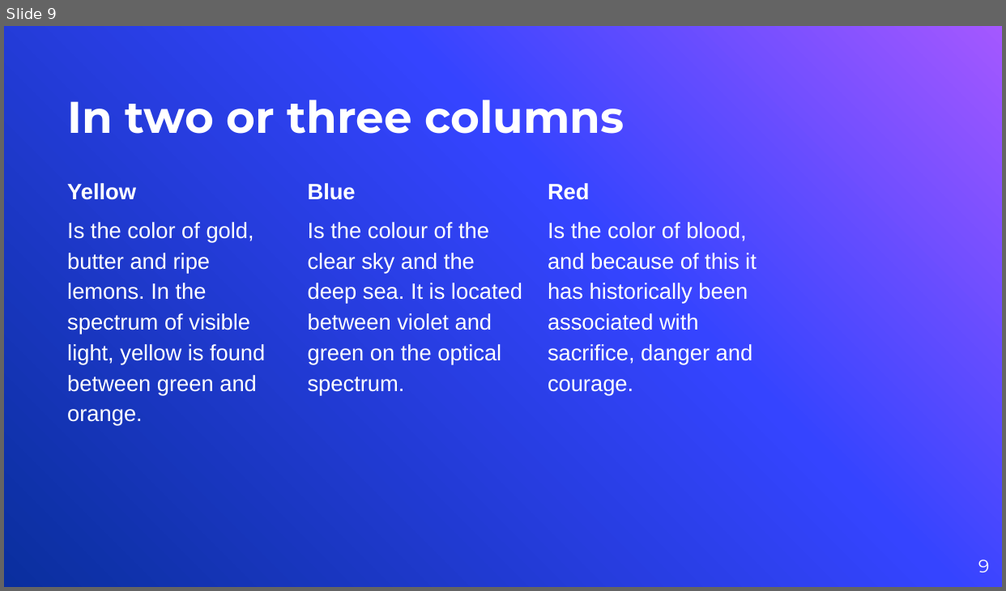
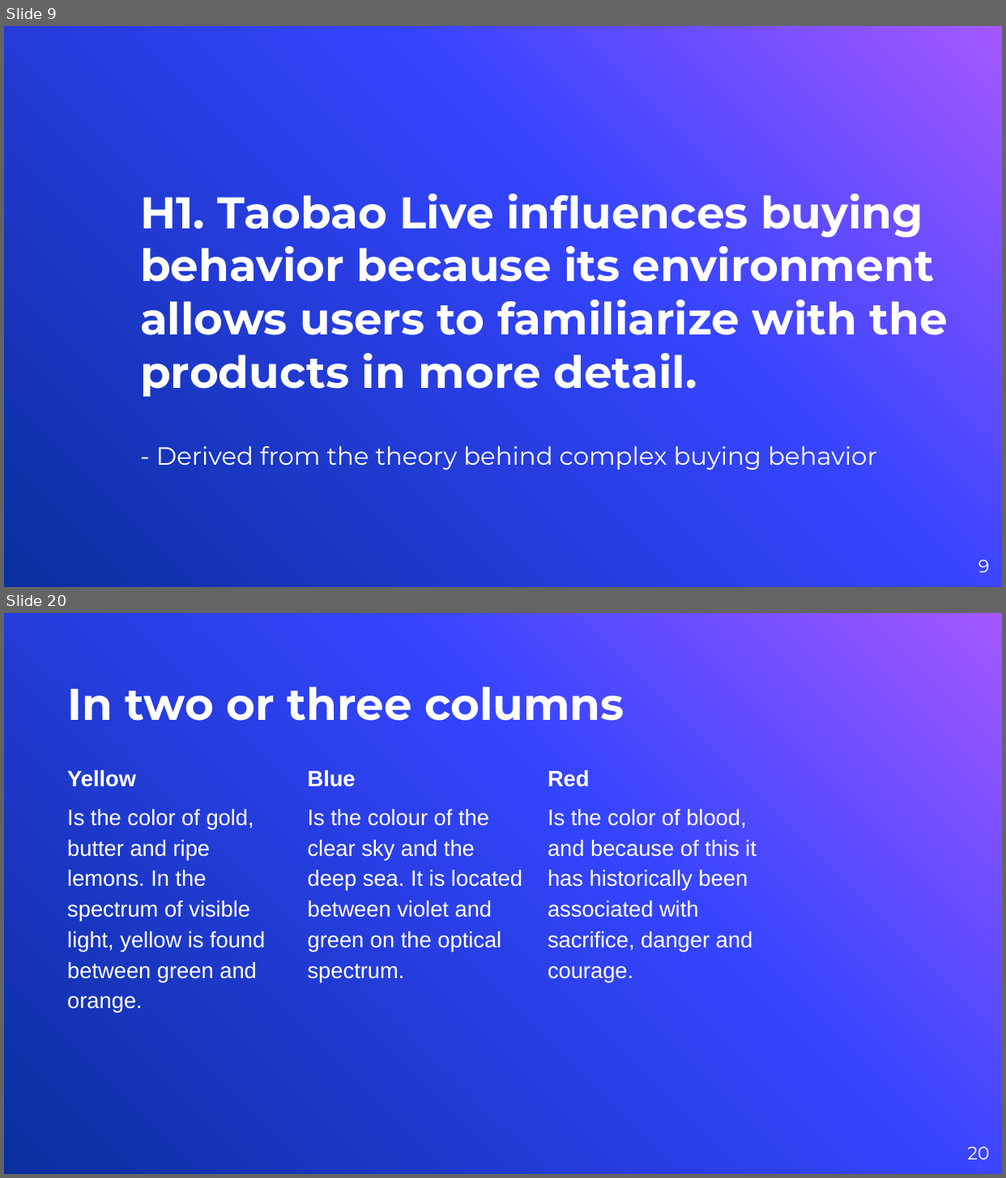
Before and after one commit to vyacheslav-polyakov/thesis, a slide deck: !Defense Slides.pptx. Shown one above the other, each under a label of ours: slide 9 before the commit, slides 9 and 20 after it; the slides between them are not shown. The pictures are 1006x591 and 1006x1178 pixels, drawn with LibreOffice and Linux fonts; fonts in the diff are those of the drawing; background and template pictures are left out. Boxes give left, top, right and bottom in pixels: in the first picture for what was removed or moved away, otherwise in the second. Text is boxed around its words. In the diff, an @@ line names an element or a change of style, - is before the commit and + after.

```diff
--- a/!Defense Slides.pptx
+++ b/!Defense Slides.pptx
@@ slide 9 added at (x1=4, y1=26, x2=1002, y2=587), background picture (left out) @@
@@ title added at (x1=140, y1=194, x2=948, y2=397), 32 pt, text #FFFFFF, bold @@
+H1. Taobao Live influences buying behavior because its environment allows users to familiarize with the products in more detail.
@@ text added at (x1=156, y1=446, x2=877, y2=470), 18 pt, text #FFFFFF @@
+- Derived from the theory behind complex buying behavior
@@ page number added at (x1=978, y1=560, x2=990, y2=573), 13 pt, text #FFFFFF @@
+9
@@ what was slide 9 is now slide 20 @@
@@ page number at (x1=967, y1=1147, x2=989, y2=1160): text changed @@
-9
+20
```
Also in this commit, not shown: 5 slides changed, 18 other slides added, 10 slides removed, 30 other files.
